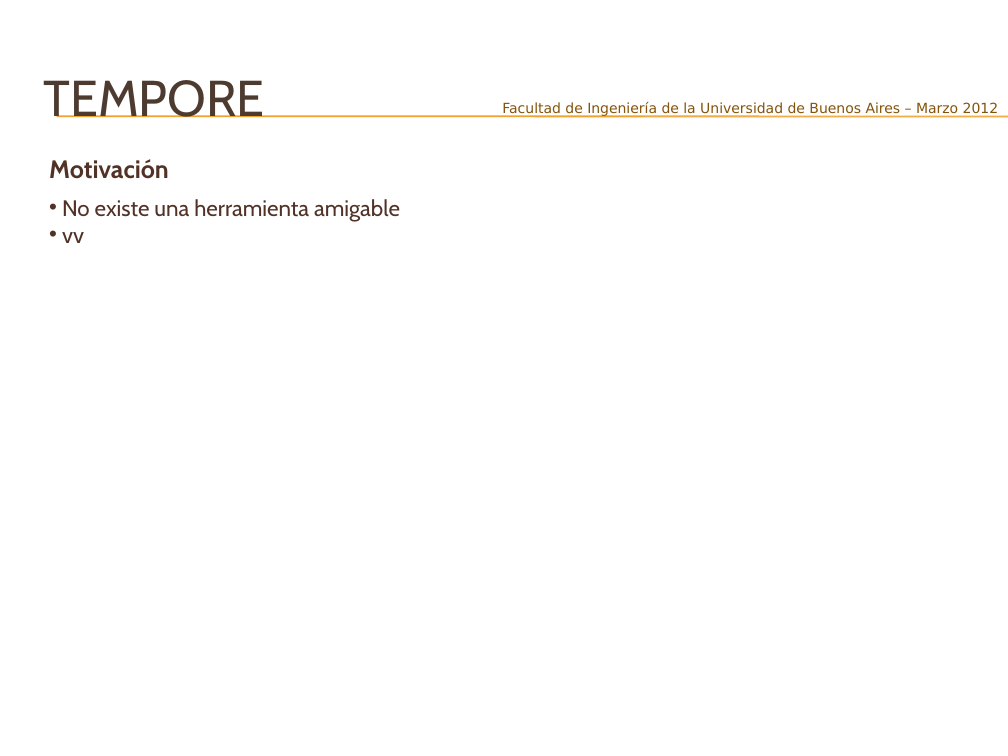
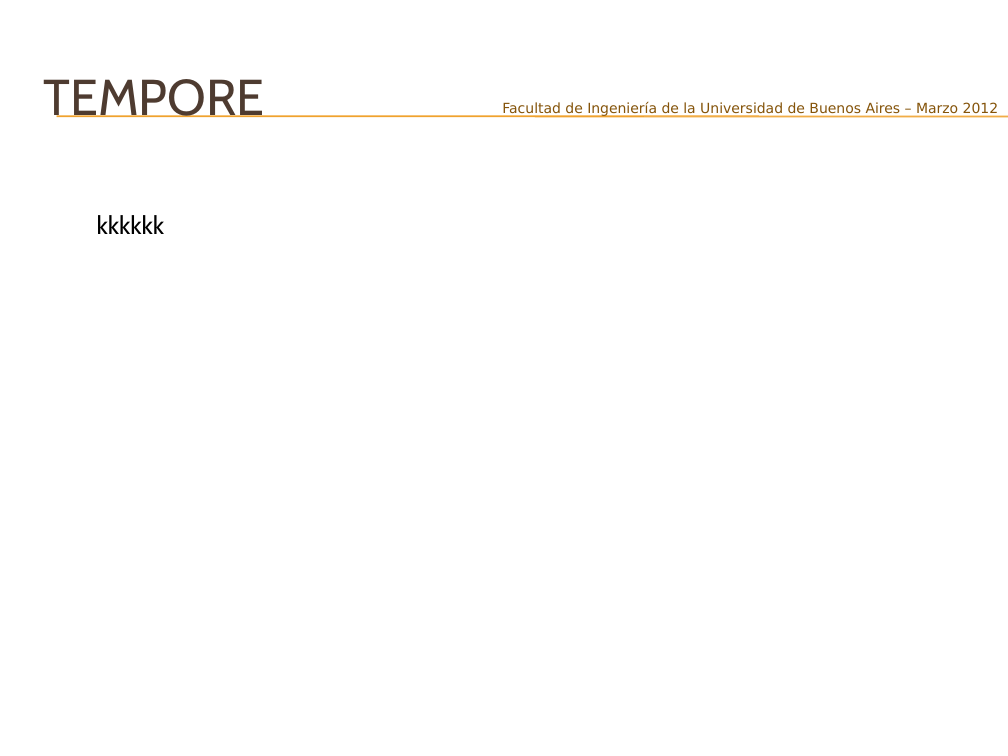
Before and after one commit to joshishimla99/tempore, a slide deck: slide 3 of docs/Presentacion Final/Tempore – Manejá tus tiempos.pptx (slide 2 before the commit). Drawn at 1008x756 pixels with LibreOffice and Linux fonts; fonts in the diff are those of the drawing; background and template pictures are left out. Boxes give left, top, right and bottom in pixels: in the first picture for what was removed or moved away, otherwise in the second. Text is boxed around its words. In the diff, an @@ line names an element or a change of style, - is before the commit and + after.

Commit message:
update presentacion

```diff
--- a/docs/Presentacion Final/Tempore – Manejá tus tiempos.pptx
+++ b/docs/Presentacion Final/Tempore – Manejá tus tiempos.pptx
@@ text removed at <box>49,159,169,179</box> @@
-Motivación
@@ text removed at <box>62,199,400,243</box> @@
-• No existe una herramienta amigable
-• vv
@@ text added at <box>97,215,165,234</box>, 18 pt, text #000000 @@
+kkkkkk
```
Also in this commit, not shown: 2 other slides changed.
